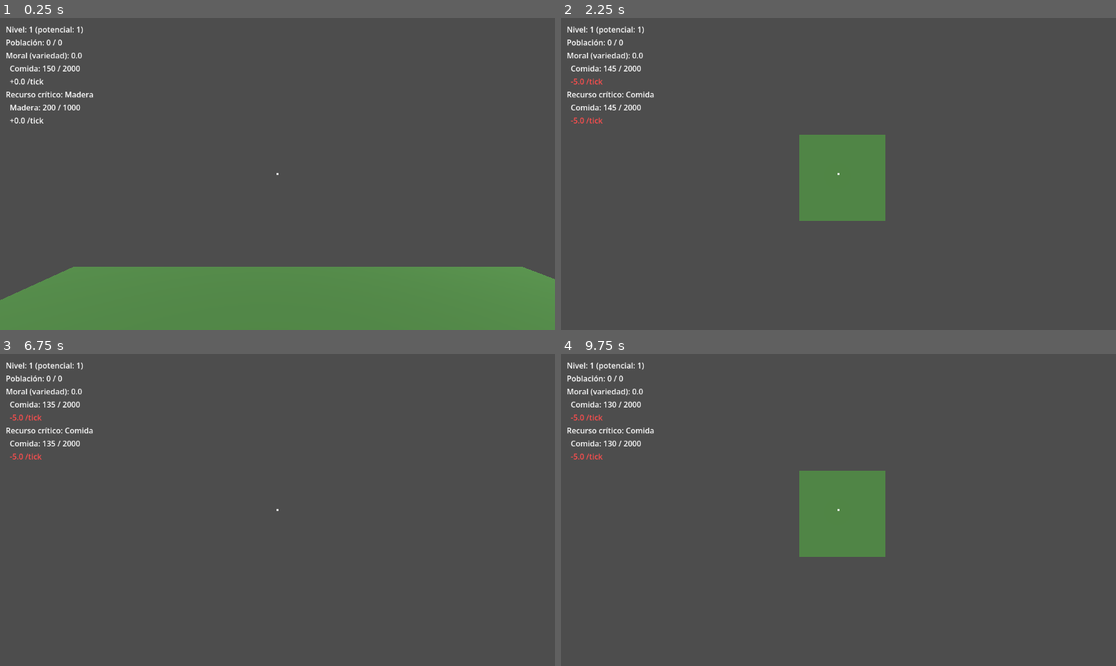
Above: before the commit, frames 1-4 (two rows, left to right).
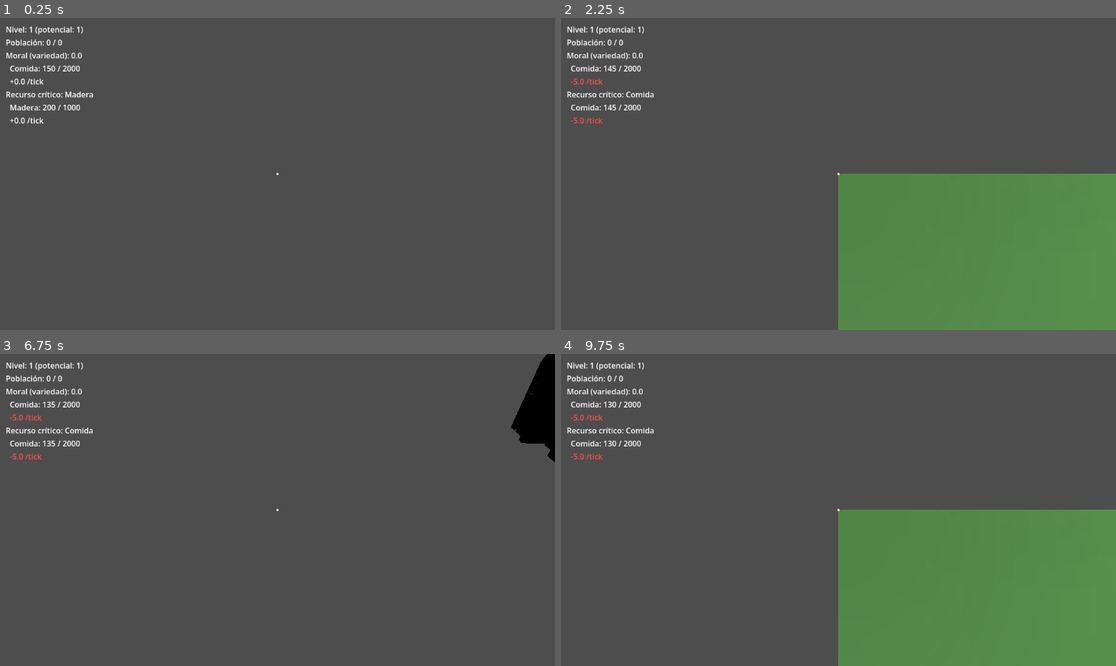
Above: after the commit, the same moments.

Repository: gigalipa/craft-to-nation
Game: Godot game, scene res://scenes/Main.tscn
Same seed, same stepped clock (60 frames per second), same inputs: the game is played once before the commit and once after it.
Inputs (mouse positions are in pixels of both pictures, inside the frame that each line leads up to):
- Up to frame 1 (0.25 s): no input
- Up to frame 2 (2.25 s): tap Enter at 0.5 s; move the mouse to (866, 174) at 0.52 s; hold W from 0.53 s (still down); tap 1 at 0.6 s; click (866, 174) at 0.67 s; tap Space at 0.77, 1.52, 2 s; move the mouse to (810, 174) at 1.27 s; tap 2 at 1.35 s; move the mouse to (849, 167) at 2.02 s; tap C at 2.1 s
- Up to frame 3 (6.75 s): tap Enter at 2.75, 5 s; move the mouse to (249, 572) at 2.77 s; tap B at 2.85, 6.6 s; click (249, 572) at 2.92 s; tap Space at 3.02, 3.5, 3.77, 4.52, 5.75, 6.02 s; move the mouse to (444, 556) at 3.52 s; release W at 3.53 s; hold A 3.53-5.03 s; tap K at 3.6 s; move the mouse to (111, 463) at 4.27 s; tap 1 at 4.35 s; move the mouse to (305, 510) at 5.02 s; hold S 5.03-5.78 s; tap 2 at 5.1 s; click (305, 510) at 5.17 s; move the mouse to (194, 432) at 5.77 s; hold D 5.78-6.53 s; tap C at 5.85 s; move the mouse to (305, 510) at 6.52 s; hold W from 6.53 s (still down)
- Up to frame 4 (9.75 s): tap Space at 6.77, 7.52, 9.02 s; move the mouse to (810, 510) at 7.27 s; tap K at 7.35 s; click (810, 510) at 7.42 s; move the mouse to (849, 503) at 8.02 s; tap 1 at 8.1 s; move the mouse to (832, 516) at 8.77 s; release W at 8.78 s; hold A 8.78-9.53 s; tap 2 at 8.85 s; move the mouse to (877, 513) at 9.52 s; hold W from 9.53 s (still down); tap C at 9.6 s; click (877, 513) at 9.67 s

The runs differ from the first frame. In frame 1, 19% of the frame differs, in the area x 0-100%, y 79-100%; in frame 2, 27%, in the area x 42-100%, y 37-100%; in frame 3, 1.6%; in frame 4, 27%.

Commit message:
feat: integrate GeneradorMundo into VoxelWorld and adjust player spawn height
Wire the terrain generator (Task 1) into VoxelWorld._ready(), replacing the
flat 11x11 placeholder with procedural 200x200 terrain (with 32-layer subsoil).
Adjust player spawn in Main.gd to sit at computed terrain height instead of
hardcoded position. Update BlueprintValidatorTest.gd to instantiate its own
VoxelWorld.new() (skipping _ready()) to avoid terrain auto-generation in tests.

Test results:
- Main.tscn: loads successfully (~35s for 1.3M block placements)
- Test.tscn: 14/14 tests pass
- CiudadTest.tscn: 7/7 tests pass
- ZonificacionTest.tscn: 8/8 tests pass

Co-Authored-By: Claude Sonnet 5 <noreply@anthropic.com>

Diff:
--- a/godot/scripts/BlueprintValidatorTest.gd
+++ b/godot/scripts/BlueprintValidatorTest.gd
@@ -1,6 +1,7 @@
 extends Node
 
 const BlueprintValidator = preload("res://scripts/BlueprintValidator.gd")  # TEMP: ver nota de verificación tras mover el proyecto a godot/
+const VoxelWorld = preload("res://scripts/VoxelWorld.gd")
 
 ## Equivalente GDScript de ejecutar_pruebas() en PoC_2 (tests 1-6), más
 ## pruebas propias de PoC 3 para "declarar edificio" (7-8, ver
@@ -94,7 +95,11 @@
 	# conteo total. Puertas y cama se colocan con colocar_puerta()/
 	# colocar_cama(), no con colocar_bloque() directo, para ejercitar la
 	# verificación de espacio de 2 celdas (su mitad superior queda en y=2).
-	var mundo: Node = $VoxelWorld
+	# Instantiate VoxelWorld.new() to avoid auto-generation of terrain (_ready() won't be called).
+	var mundo = VoxelWorld.new()
+	mundo.mesh_library = load("res://assets/BlockLibrary.res")
+	mundo.cell_size = Vector3.ONE * 1.0
+	mundo._indexar_biblioteca()
 	for x in range(7):
 		for z in range(3):
 			mundo.colocar_bloque(Vector3i(x, 0, z), "pared", true)  # suelo
@@ -149,13 +154,15 @@
 	assert(resultado["valido"])
 	assert(resultado["errores"].is_empty())
 
-	print("\n=== TEST 8: Declarar Edificio - Rechaza Piso de Tierra ===")
-	# El piso generado por VoxelWorld._generar_piso_inicial() (y=-1) nunca se
-	# marca como colocado_por_jugador, así que no puede declararse edificio.
+	print("\n=== TEST 8: Declarar Edificio - Rechaza Bloque no Marcado como Jugador ===")
+	# Un bloque colocado sin marcar como colocado_por_jugador no se detecta
+	# como estructura. Simular el escenario del terreno del mundo (_generar_terreno)
+	# que nunca marca sus bloques como colocado_por_jugador.
 	var celda_terreno := Vector3i(0, -1, 0)
+	mundo.colocar_bloque(celda_terreno, "piso", false)  # no marcado como jugador
 	assert(mundo.obtener_tipo(celda_terreno) == "piso")
 	assert(mundo.detectar_estructura(celda_terreno).is_empty())
-	print("Correcto: el piso de tierra no es detectado como estructura.")
+	print("Correcto: el bloque no marcado como jugador no es detectado como estructura.")
 
 	print("\n=== TEST 9: Puerta y Cama Rechazadas por Falta de Espacio ===")
 	var base_puerta := Vector3i(10, 0, 0)
--- a/godot/scripts/Main.gd
+++ b/godot/scripts/Main.gd
@@ -12,6 +12,8 @@
 
 func _ready() -> void:
 	jugador.mundo = mundo
+	var altura_spawn: int = mundo.generador.altura_en(0, 0)
+	jugador.position = Vector3(0, altura_spawn + 1, 0)
 
 
 func _input(event: InputEvent) -> void:
--- a/godot/scripts/VoxelWorld.gd
+++ b/godot/scripts/VoxelWorld.gd
@@ -6,6 +6,15 @@
 ## editor de Godot está disponible para exportar la MeshLibrary.
 
 const TAMANO_CELDA := 1.0
+
+const GeneradorMundo = preload("res://scripts/GeneradorMundo.gd")
+
+const ANCHO_MUNDO := 200
+const LARGO_MUNDO := 200
+const PROFUNDIDAD_SUBSUELO := 32
+const SEMILLA_MUNDO := 12345
+
+var generador: RefCounted
 
 const VECINOS_3D: Array[Vector3i] = [
 	Vector3i(1, 0, 0), Vector3i(-1, 0, 0),
@@ -31,7 +40,8 @@
 func _ready() -> void:
 	cell_size = Vector3.ONE * TAMANO_CELDA
 	_indexar_biblioteca()
-	_generar_piso_inicial()
+	generador = GeneradorMundo.new(SEMILLA_MUNDO)
+	_generar_terreno()
 
 
 func _indexar_biblioteca() -> void:
@@ -41,10 +51,20 @@
 		_tipo_por_id[id] = nombre
 
 
-func _generar_piso_inicial() -> void:
-	for x in range(-5, 6):
-		for z in range(-5, 6):
-			colocar_bloque(Vector3i(x, -1, z), "piso")
+## Genera el mundo una única vez al arrancar la escena: para cada columna
+## (x, z) coloca la celda de superficie ("piso", reutilizando el bloque
+## caminable existente) y el subsuelo debajo (tierra cerca de la
+## superficie, piedra más profundo — ver GeneradorMundo.tipo_en_profundidad).
+## Ninguna de estas celdas se marca colocado_por_jugador: el terreno del
+## mundo nunca puede ser parte de un edificio declarado por el jugador.
+func _generar_terreno() -> void:
+	for x in range(ANCHO_MUNDO):
+		for z in range(LARGO_MUNDO):
+			var altura: int = generador.altura_en(x, z)
+			colocar_bloque(Vector3i(x, altura, z), "piso")
+			for profundidad in range(1, PROFUNDIDAD_SUBSUELO + 1):
+				var tipo: String = generador.tipo_en_profundidad(profundidad)
+				colocar_bloque(Vector3i(x, altura - profundidad, z), tipo)
 
 
 func colocar_bloque(celda: Vector3i, tipo: String, por_jugador: bool = false) -> bool:
